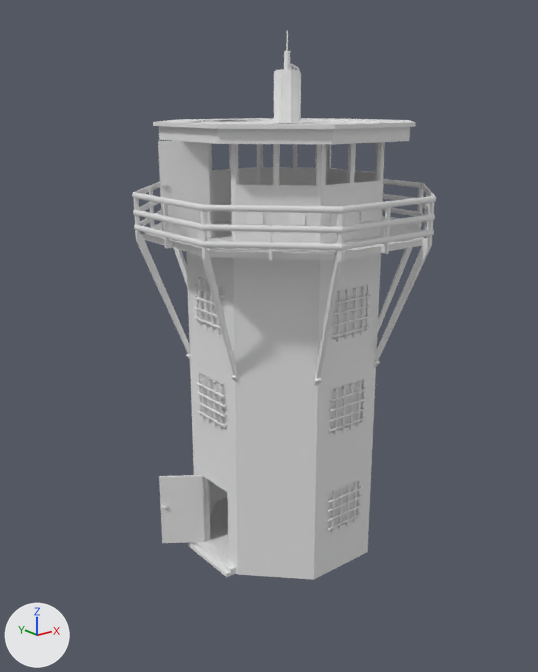
One commit to the FBX model Tower.fbx: the scene before it, then after it.
Rendered twice from a camera (50 mm lens) standing at (-21.1, -25.1, 20.2) and looking at (-1.5, -0.7, 10.4). Every picture has the same lights, and +X, +Y and +Z are marked at lower left. Where no turn or scale is listed for an object, it has been applied to the vertices.
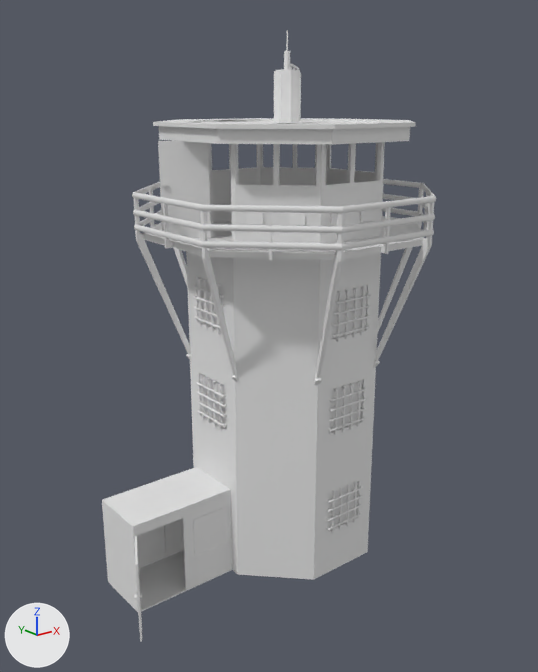
Commit message: this should be the right one

Location of each change, [x1, y1, x2, y2] in pixels of the pictures (538 x 672 px):
'Cube.005', added: after [102, 467, 232, 612]
'Cylinder.002', moved, turned: before [159, 475, 204, 543]; after [164, 518, 184, 555]
'Cube.006', added: after [193, 507, 227, 555]
'Cylinder.003', added: after [134, 536, 143, 642]

The change in detail:
Mesh me_cube_002 is new.
It is a box spanning x -6.57..-4.57, y 31.9..33.9, z -1.68..0.32.
It uses material mat_material_001 (white #e7e7e7).
Mesh me_cube is new.
It has 108 vertices, 105 faces and spans x -3.92..1.0, y -2.68..0.03, z -1.11..2.98.
Mesh me_cylinder_001 is new.
It has 112 vertices, 94 faces and spans x -0.16..0.93, y -0.13..1.66, z -1.95..1.54.
Object 'Cylinder.002' (ob_cylinder_002) moves from (-5.6, 2.1, 2.18) to (-5.94, 1.24, 2.18).
Object 'Cylinder.002' (ob_cylinder_002) turns from (126, 90, 0) to (97, 90, 0) degrees about x, y and z.
Object 'Cube.006' (ob_cube_006) is new; it shows me_cube_002.
Its location is (-0.4, -1.11, 2.91).
Its rotation in degrees is (0, 180, 0).
Its scale is (-0.866, -0.00443, -0.866).
Object 'Cube.005' (ob_cube_005) is new; it shows me_cube.
Its location is (-5.02, 1.43, 1.0).
Object 'Cylinder.003' (ob_cylinder_003) is new; it shows me_cylinder_001.
Its location is (-9.71, -2.87, 1.97).
